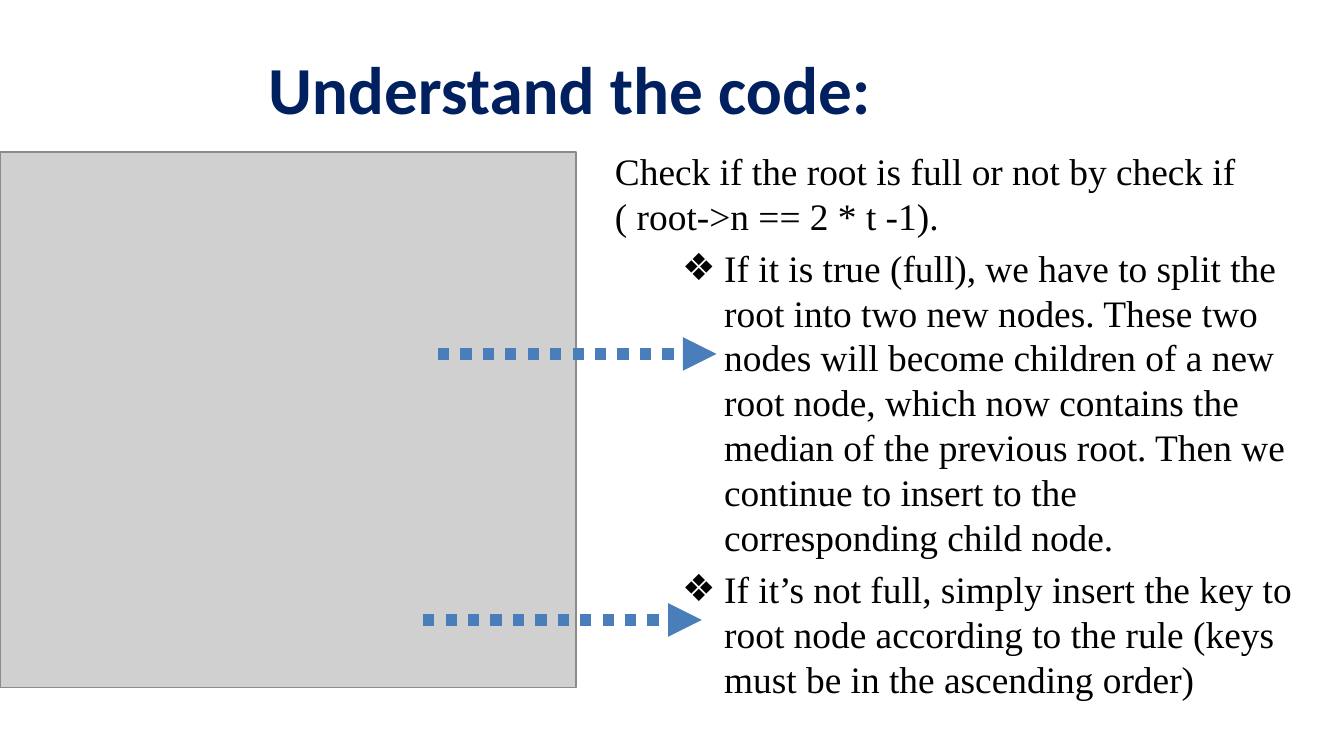
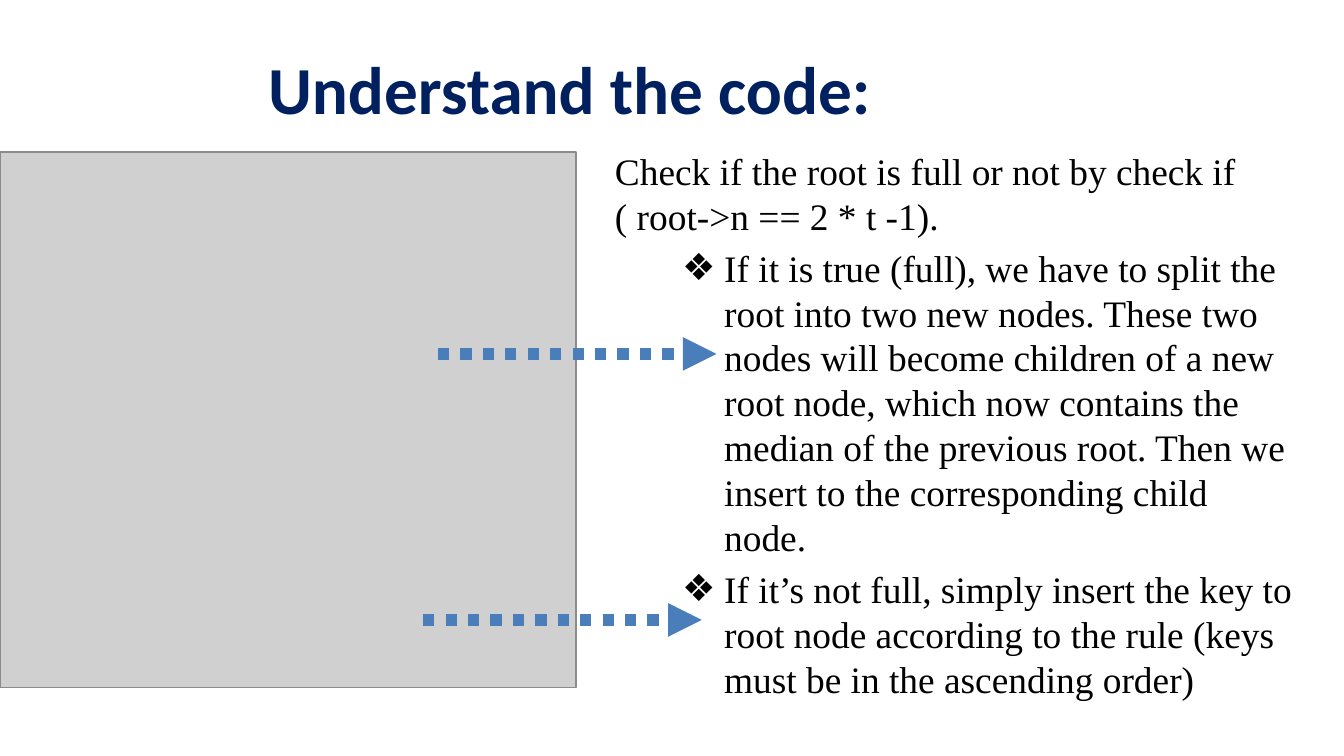
Before and after one commit to viettungvuong/Seminar, a slide deck: slide 33 of Seminar.pptx. Drawn at 1344x756 pixels with LibreOffice and Linux fonts; fonts in the diff are those of the drawing; grey boxes stand for pictures; background and template pictures are left out. Boxes give left, top, right and bottom in pixels: in the first picture for what was removed or moved away, otherwise in the second. Text is boxed around its words. In the diff, an @@ line names an element or a change of style, - is before the commit and + after.

```diff
--- a/Seminar.pptx
+++ b/Seminar.pptx
@@ text at (x1=724, y1=255, x2=1285, y2=552): text changed @@
-  ❖ If it is true (full), we have to split the root into two new nodes. These two nodes will become children of a new root node, which now contains the median of the previous root. Then we continue to insert to the corresponding child node.
+  ❖ If it is true (full), we have to split the root into two new nodes. These two nodes will become children of a new root node, which now contains the median of the previous root. Then we insert to the corresponding child node.
```
